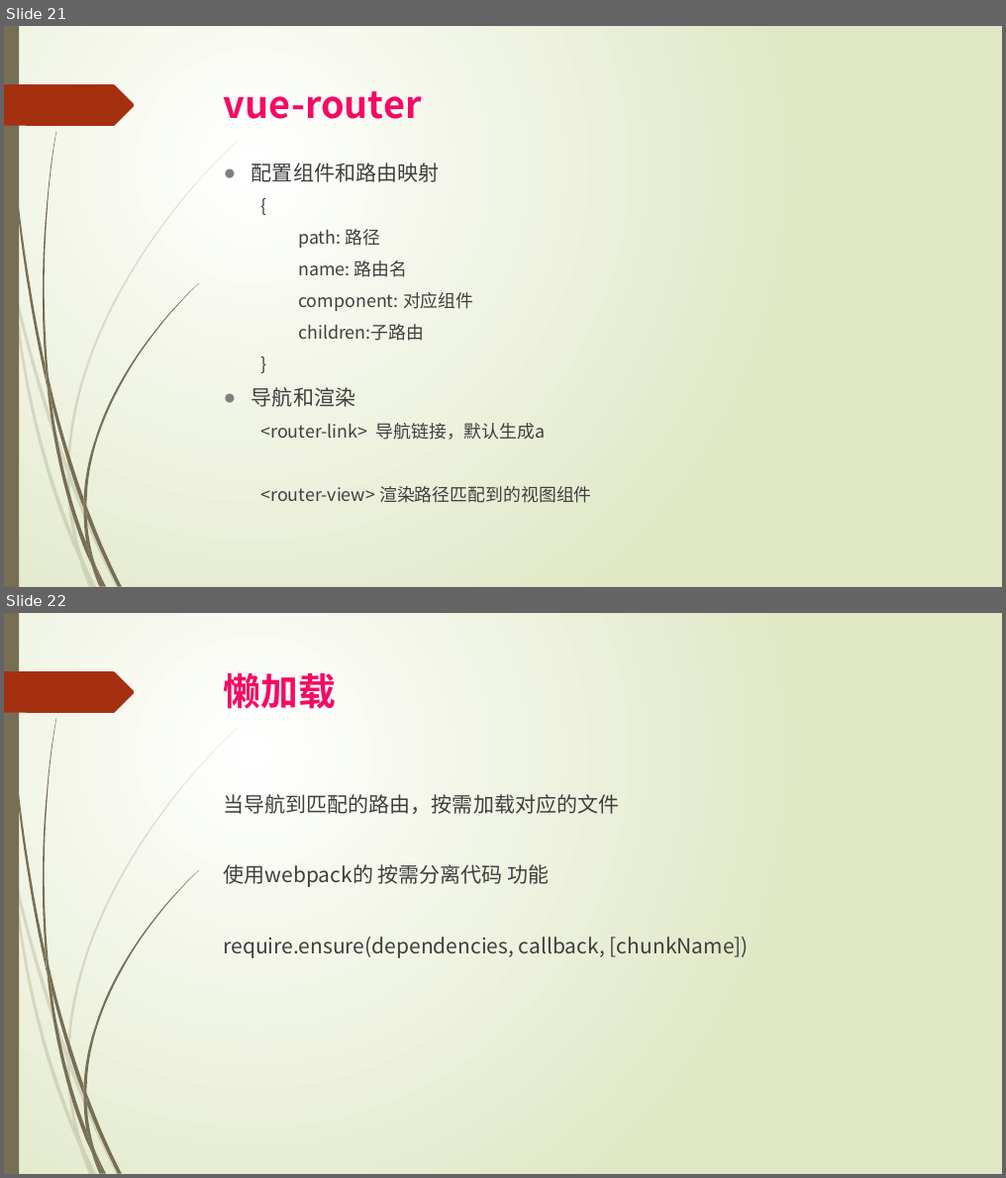
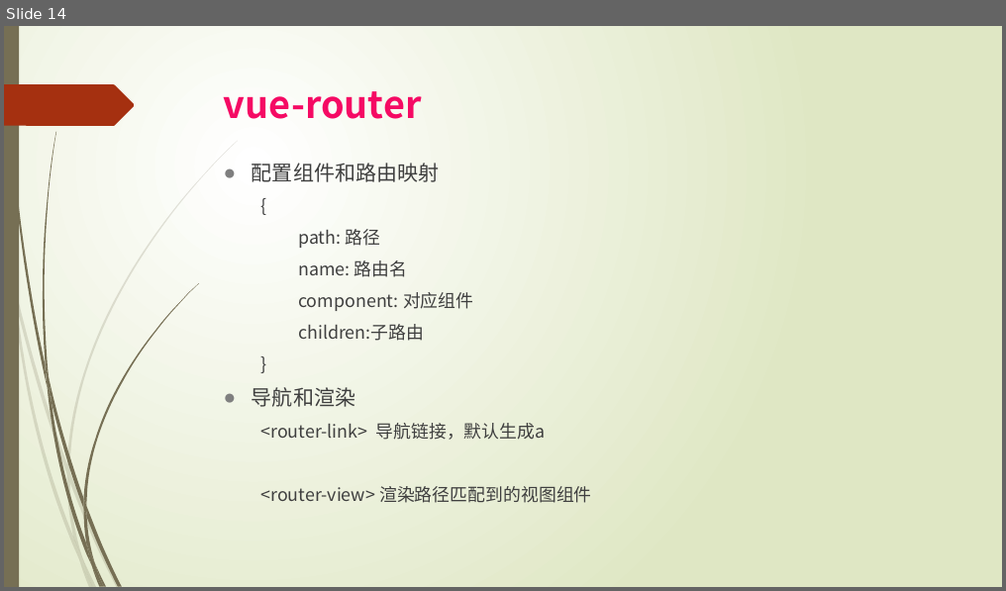
Before and after one commit to zhenzhen0321/qishoucode, a slide deck: vue分享.pptx. Shown one above the other, each under a label of ours: slides 21 and 22 before the commit, slide 14 after it. The pictures are 1006x1178 and 1006x591 pixels, drawn with LibreOffice and Linux fonts; fonts in the diff are those of the drawing. Boxes give left, top, right and bottom in pixels: in the first picture for what was removed or moved away, otherwise in the second. Text is boxed around its words. In the diff, an @@ line names an element or a change of style, - is before the commit and + after.

```diff
--- a/vue分享.pptx
+++ b/vue分享.pptx
@@ slide 22 removed at <box>4,613,1002,1174</box>, background gradient #FFFFFF to #DFE8C4; not listed: 24 template elements that a slide beside it also shows @@
@@ title removed at <box>224,673,336,709</box> @@
-懒加载
@@ text removed at <box>224,794,748,959</box> @@
-  当导航到匹配的路由，按需加载对应的文件
-  使用webpack的 按需分离代码 功能
-  require.ensure(dependencies, callback, [chunkName])
@@ what was slide 21 is now slide 14 @@
```
Also in this commit, not shown: 3 slides changed, 1 slide added, 7 other slides removed, 1 other file.
